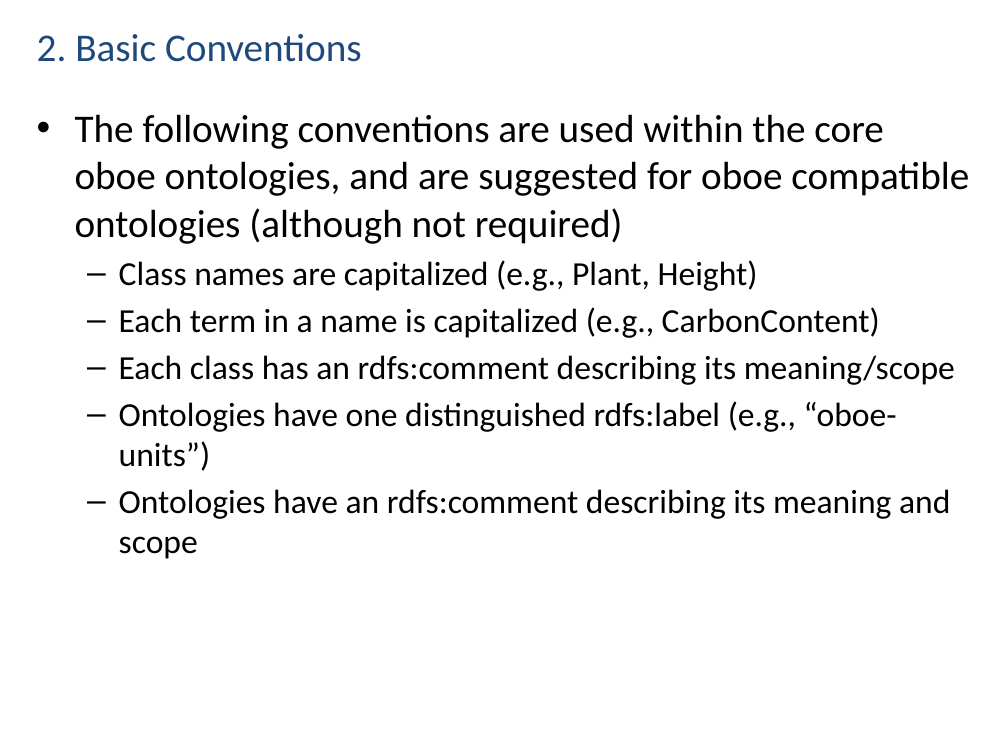
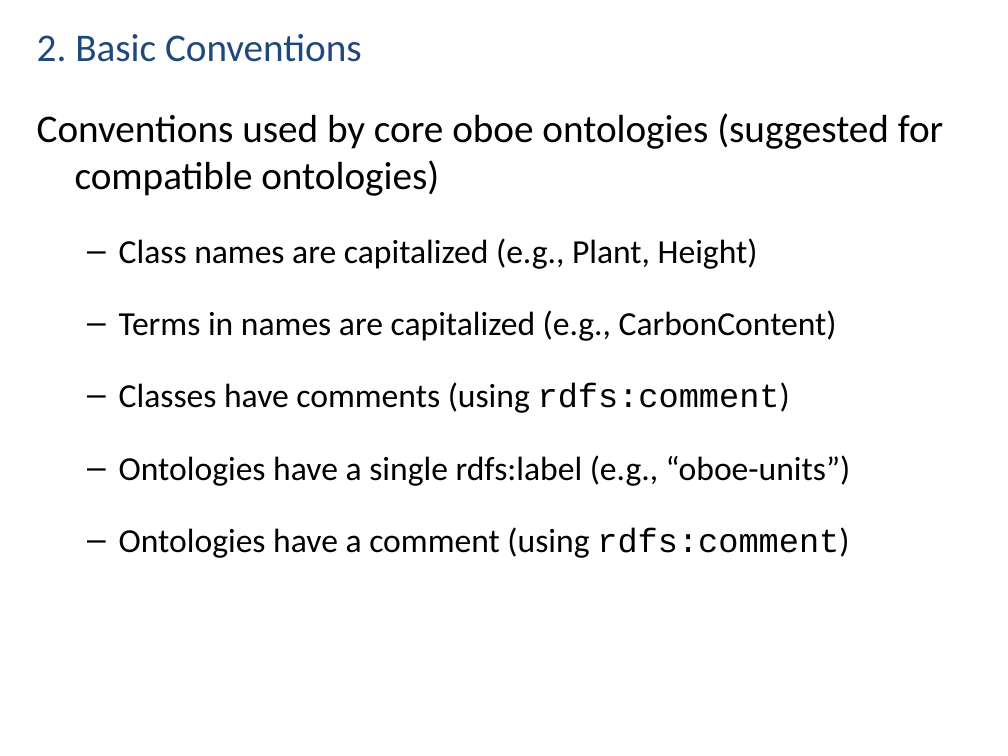
Before and after one commit to NCEAS/semtools, a slide deck: slide 4 of dev/oboe/docs/oboe-design-patterns.pptx. Drawn at 1008x756 pixels with LibreOffice and Linux fonts; fonts in the diff are those of the drawing. Boxes give left, top, right and bottom in pixels: in the first picture for what was removed or moved away, otherwise in the second. Text is boxed around its words. In the diff, an @@ line names an element or a change of style, - is before the commit and + after.

```diff
--- a/dev/oboe/docs/oboe-design-patterns.pptx
+++ b/dev/oboe/docs/oboe-design-patterns.pptx
@@ text at box(37, 113, 943, 196): text changed @@
-• The following conventions are used within the core oboe ontologies, and are suggested for oboe compatible ontologies (although not required)
+Conventions used by core oboe ontologies (suggested for compatible ontologies)
@@ text at box(119, 238, 758, 269): more space between paragraphs @@
@@ text at box(119, 310, 851, 558): text changed @@
-  – Each term in a name is capitalized (e.g., CarbonContent)
-  – Each class has an rdfs:comment describing its meaning/scope
-  – Ontologies have one distinguished rdfs:label (e.g., “oboe-units”)
-  – Ontologies have an rdfs:comment describing its meaning and scope
+  – Terms in names are capitalized (e.g., CarbonContent)
+  – Classes have comments (using rdfs:comment)
+  – Ontologies have a single rdfs:label (e.g., “oboe-units”)
+  – Ontologies have a comment (using rdfs:comment)
```
Also in this commit, not shown: 4 other slides changed, 5 slides added.
